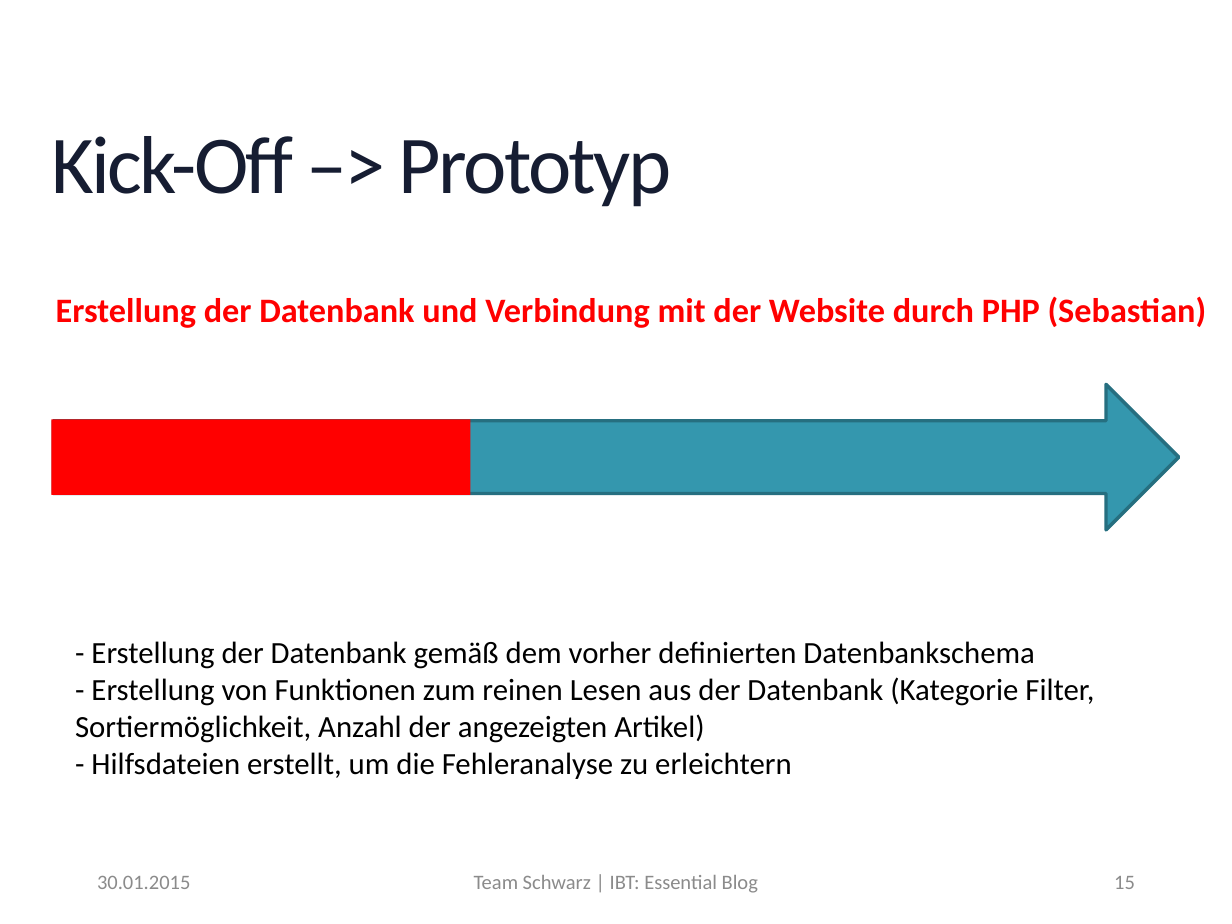
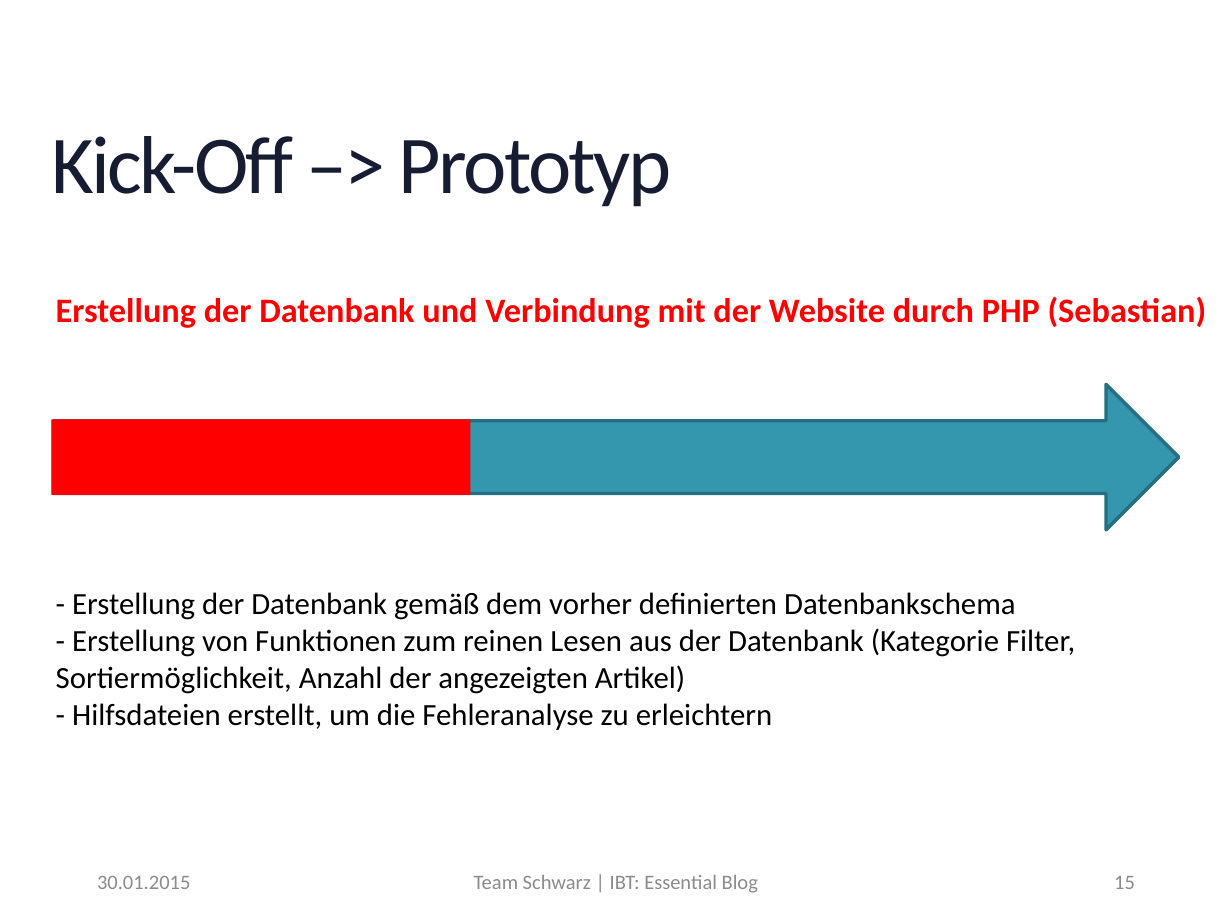
Before and after one commit to MrXXX92/EssentialBlog, a slide deck: slide 15 of Notizen/Präsentation_EssentialBlog.pptx. Drawn at 1232x924 pixels with LibreOffice and Linux fonts; fonts in the diff are those of the drawing; background and template pictures are left out. Boxes give left, top, right and bottom in pixels: in the first picture for what was removed or moved away, otherwise in the second. Text is boxed around its words. In the diff, an @@ line names an element or a change of style, - is before the commit and + after.

```diff
--- a/Notizen/Präsentation_EssentialBlog.pptx
+++ b/Notizen/Präsentation_EssentialBlog.pptx
@@ text "- Erstellung der Datenbank gemäß ...": place and size @@
-text "- Erstellung der Datenbank gemäß ..." at bbox=[75, 641, 1094, 779]
+text "- Erstellung der Datenbank gemäß ..." at bbox=[56, 592, 1075, 730]
```
Also in this commit, not shown: 7 other slides changed.
